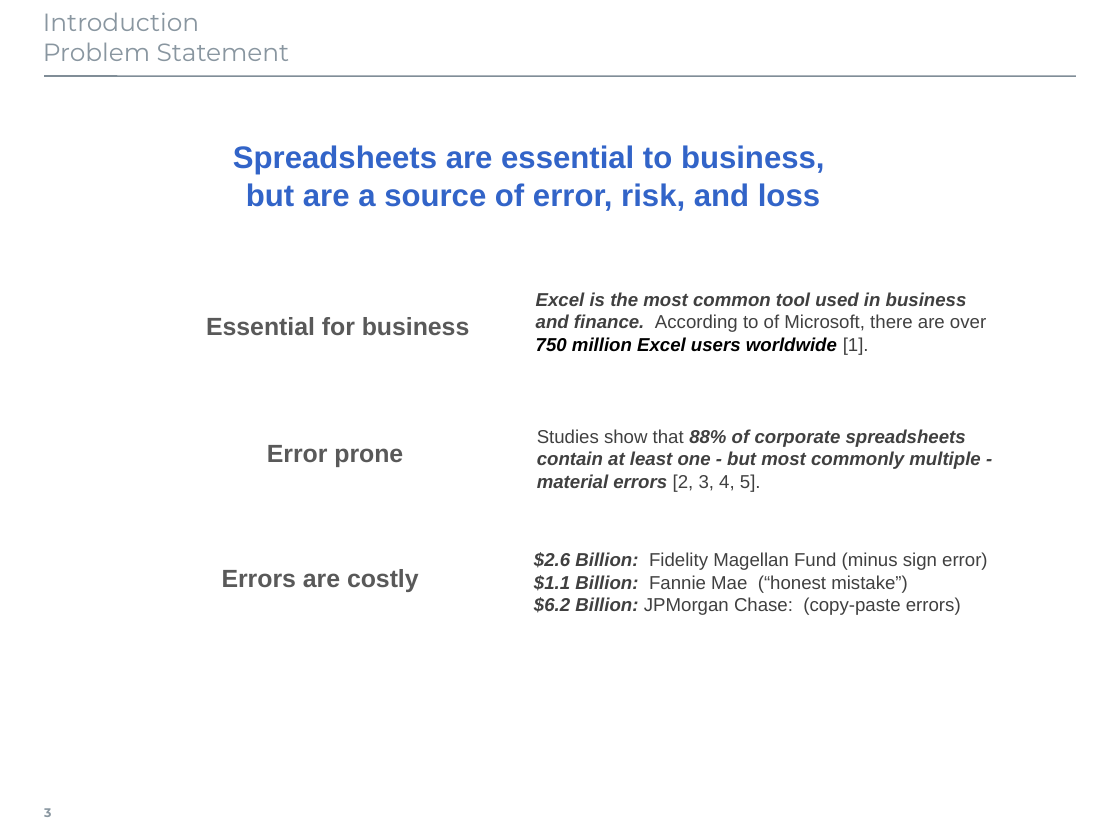
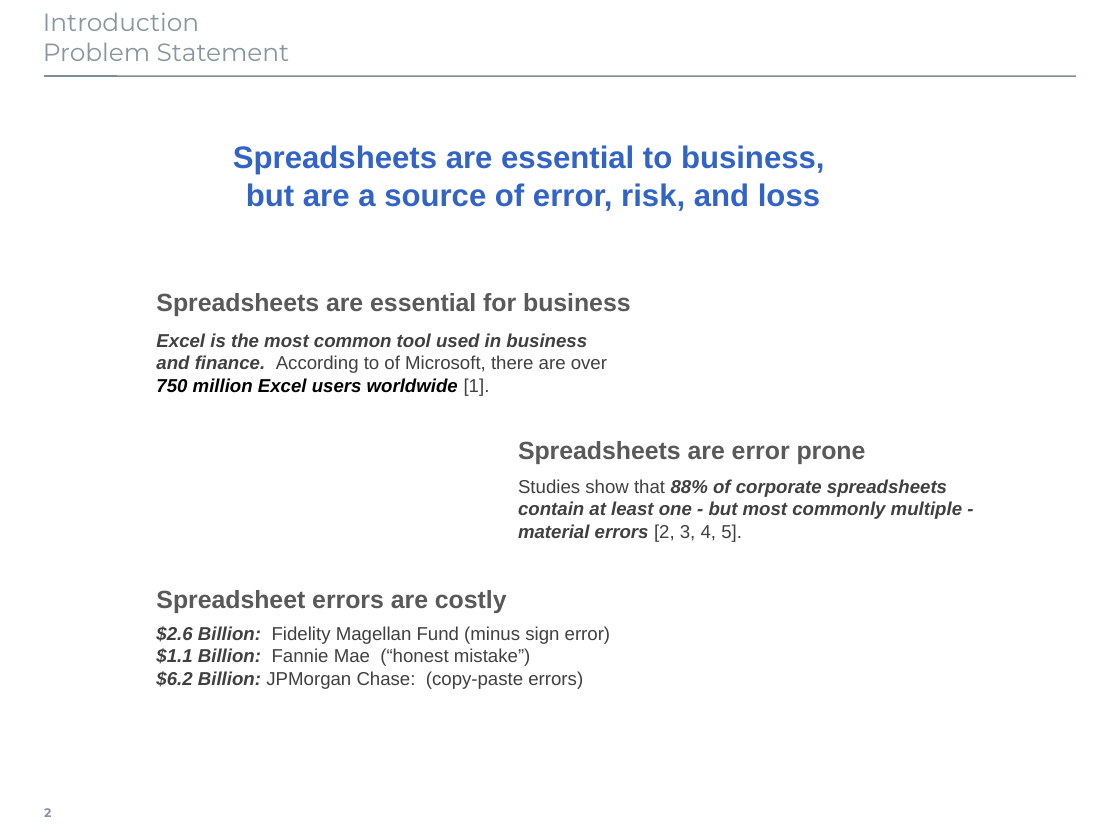
Before and after one commit to georgzurbonsen/B4P_Docu_Maker, a slide deck: slide 2 of source-docs/B4P_Illustrations.pptx (slide 3 before the commit). Drawn at 1120x840 pixels with LibreOffice and Linux fonts; fonts in the diff are those of the drawing. Boxes give left, top, right and bottom in pixels: in the first picture for what was removed or moved away, otherwise in the second. Text is boxed around its words. In the diff, an @@ line names an element or a change of style, - is before the commit and + after.

```diff
--- a/source-docs/B4P_Illustrations.pptx
+++ b/source-docs/B4P_Illustrations.pptx
@@ text at [156, 293, 631, 316]: text changed @@
-Essential for business
+Spreadsheets are essential for business
@@ text "Excel is the most common ...": place and size @@
-text "Excel is the most common ..." at [536, 292, 986, 355]
+text "Excel is the most common ..." at [156, 333, 607, 396]
@@ text at [518, 441, 866, 464]: text changed @@
-Error prone
+Spreadsheets are error prone
@@ text "Studies show that 88% of ...": place and size @@
-text "Studies show that 88% of ..." at [537, 429, 980, 492]
+text "Studies show that 88% of ..." at [518, 479, 962, 542]
@@ text at [156, 590, 507, 613]: text changed @@
-Errors are costly
+Spreadsheet errors are costly
@@ text "$2.6 Billion: Fidelity Magellan Fund ...": place and size @@
-text "$2.6 Billion: Fidelity Magellan Fund ..." at [534, 552, 988, 615]
+text "$2.6 Billion: Fidelity Magellan Fund ..." at [156, 626, 611, 689]
```
Also in this commit, not shown: 1 other slide changed, 1 other file.
